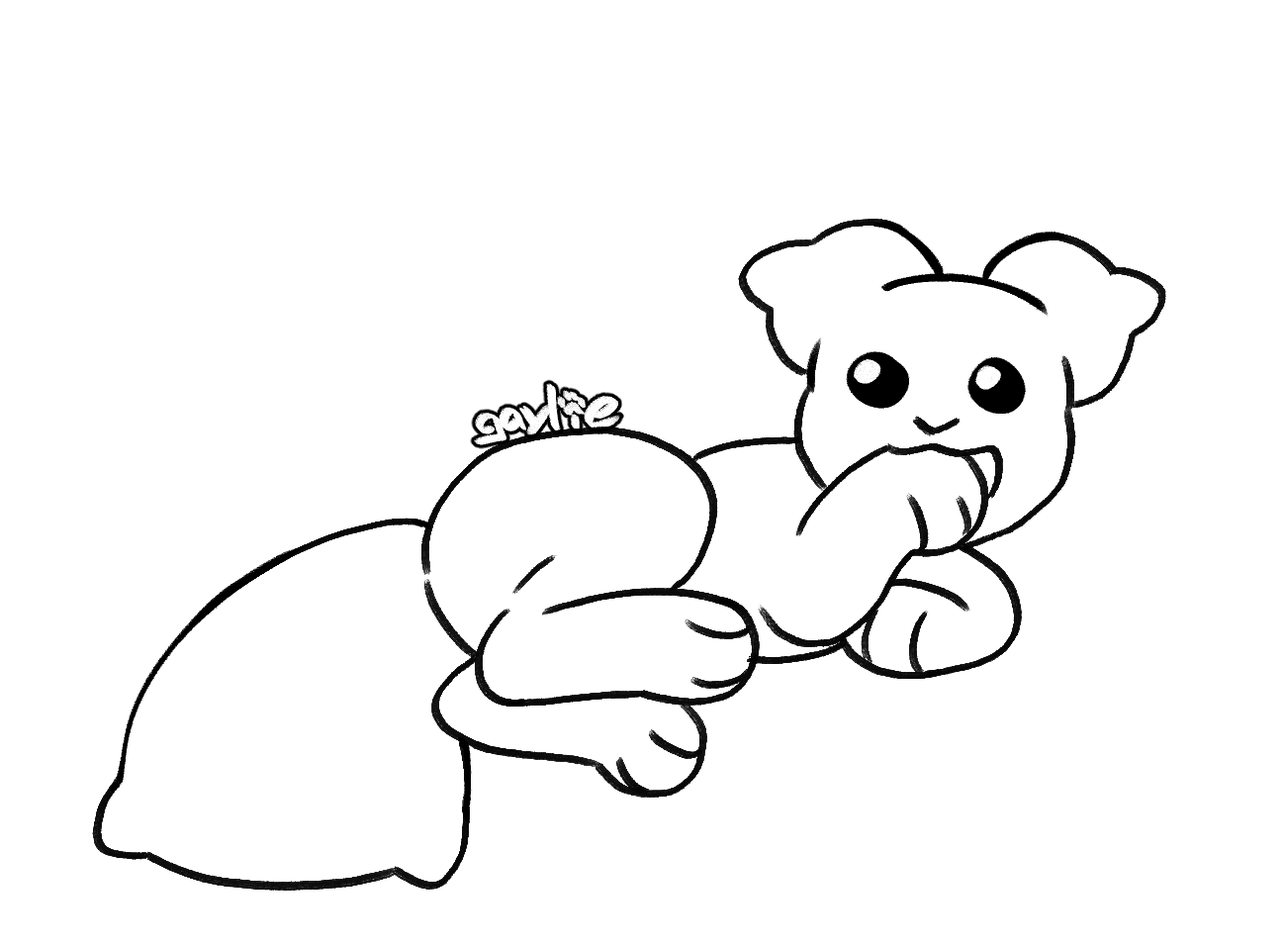
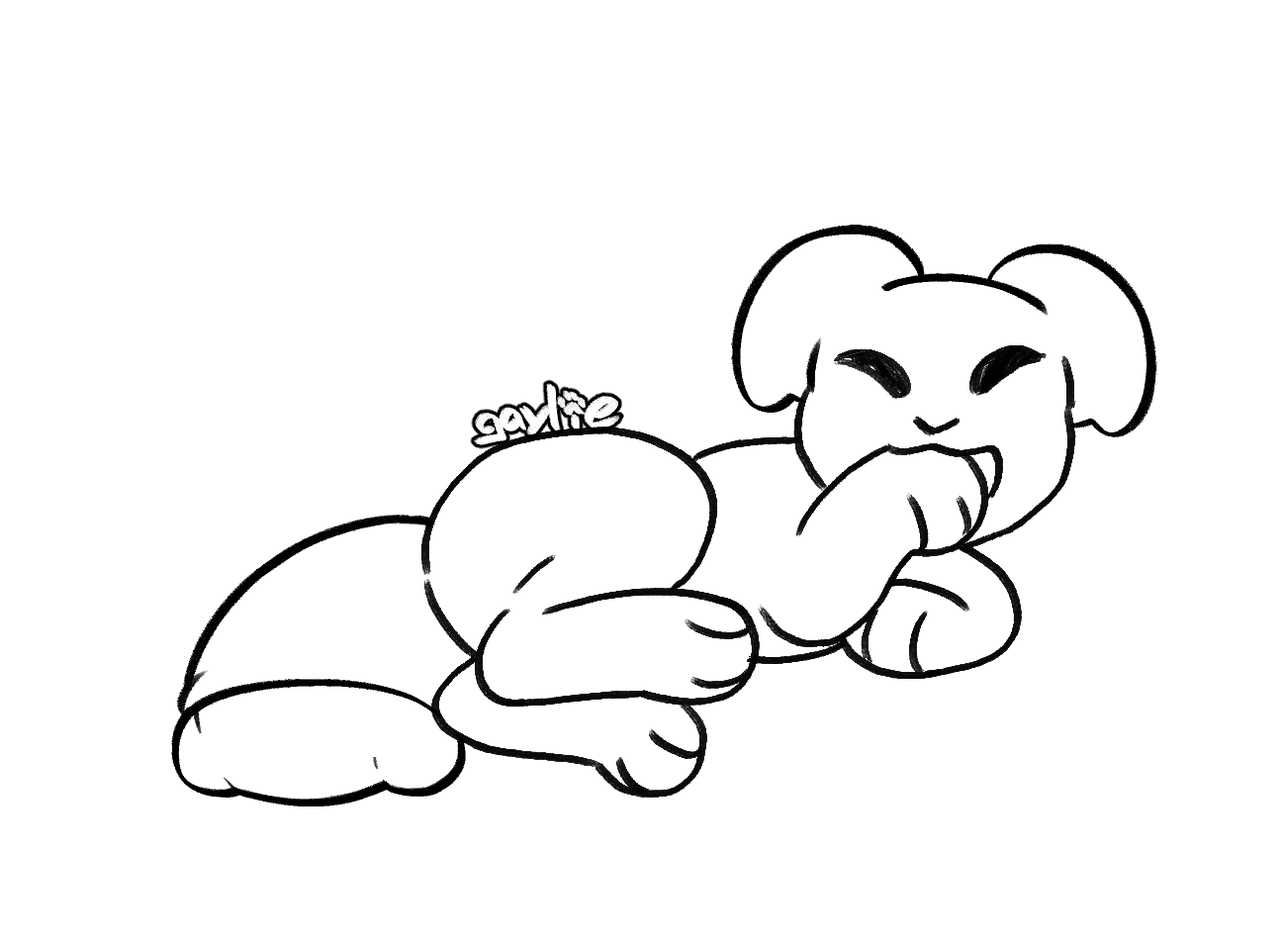
Comparing the layer stacks of the two 1282 × 948 images. Changes:
added layer "droop" in group "ears" over [731, 224, 1158, 438]
hid "bob" over [738, 218, 1167, 409]
added layer "short open" in group "tail" over [171, 514, 467, 807]
hid "closed case" over [92, 515, 472, 891]
hid "beads" over [845, 351, 1027, 414]
showed "closed" over [834, 344, 1047, 399]
